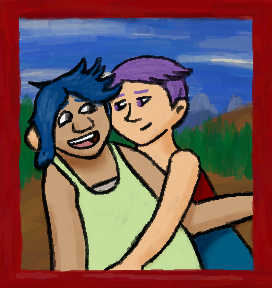
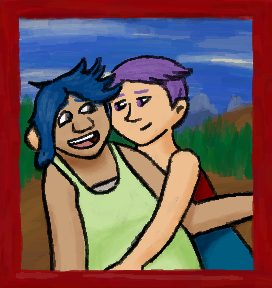
Two versions of the same layered image (272 x 288). Layer-by-layer changes:
painted on "shading" over [81, 177, 209, 272]
